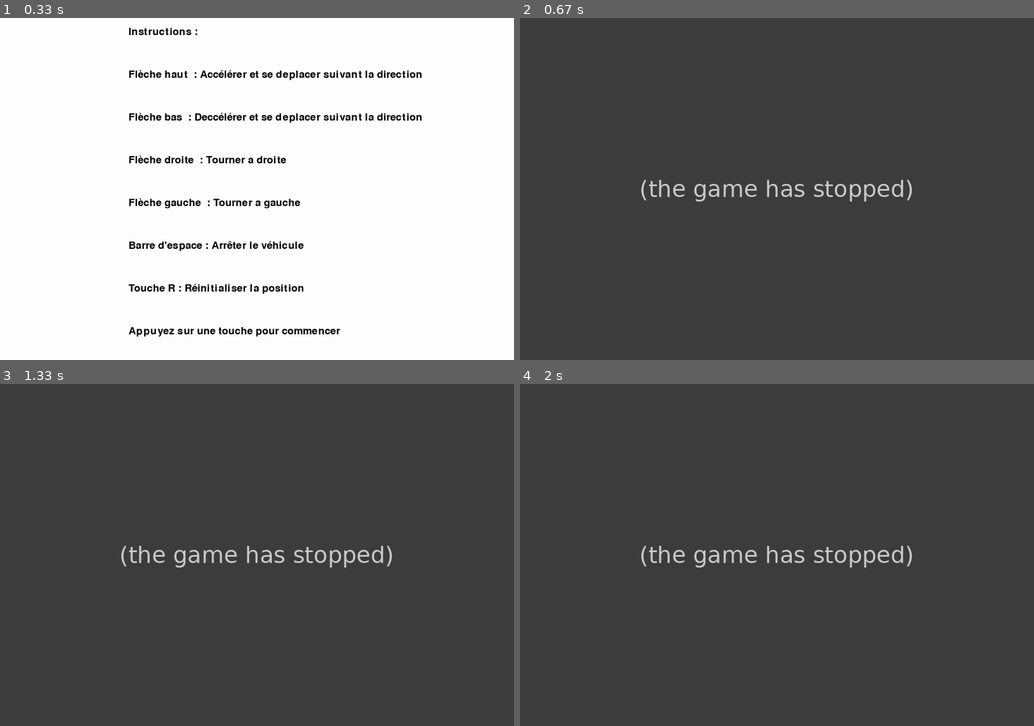
Above: before the commit, frames 1-4 (two rows, left to right).
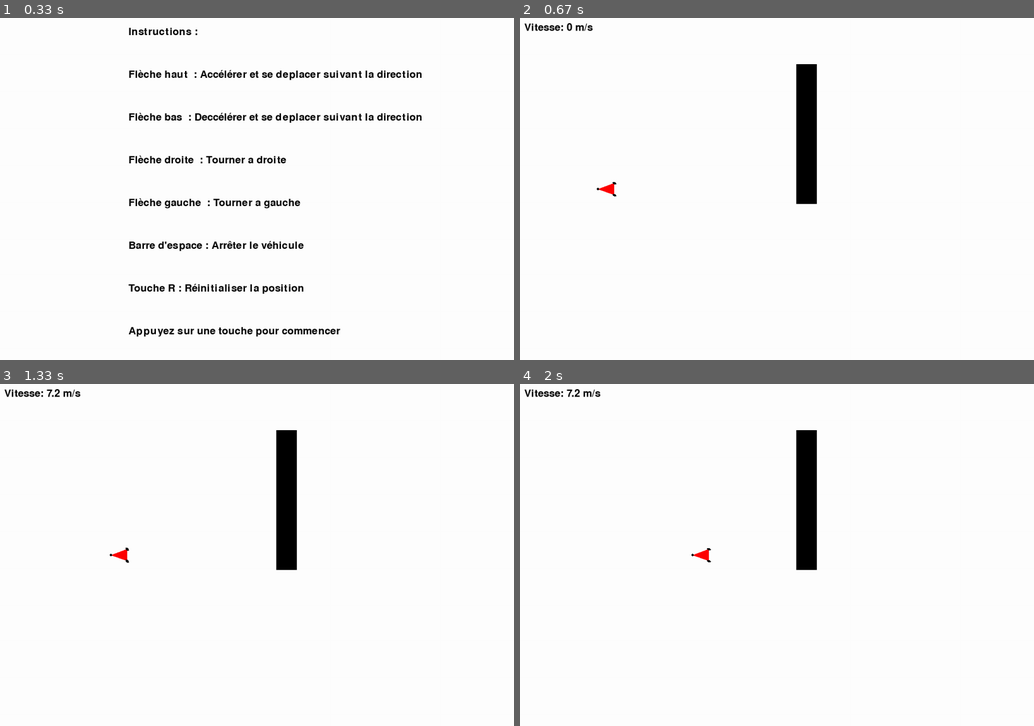
Above: after the commit, the same moments.

Repository: Singh-Jaskaranpreet/projet_robot_LU2IN013
Game: pygame game, started from main.py
Same seed, same stepped clock (60 frames per second), same inputs: the game is played once before the commit and once after it.
Inputs:
- Up to frame 1 (0.33 s): no input
- Up to frame 2 (0.67 s): hold Right from 0.33 s (still down)
- Up to frame 3 (1.33 s): release Right at 0.8 s; hold Up 0.83-1.13 s; hold Right from 1.17 s (still down)
- Up to frame 4 (2 s): release Right at 1.63 s; hold Left from 1.67 s (still down)

Frame 1 is identical in both runs. In frame 2, 100% of the frame differs, in the area x 0-100%, y 0-100%; in frame 3, 100%; in frame 4, 100%.
Error before the commit: AttributeError: 'Vehicule' object has no attribute 'r_Avg' (vehicule.py line 88); the game stopped at 0.35 s (later frames are placeholders)

Commit message:
Résolution du problème de fusion

Diff:
--- a/environnement.py
+++ b/environnement.py
@@ -57,7 +57,7 @@
 
         return False
 
-    def collision_predeplacement(self, prochain_triangle, objects):
+    def collision_predeplacement(self, vehicule, objects):
         """
         Vérifie si une collision se produira lors du prochain déplacement du véhicule.
         Retourne True si une collision est détectée, sinon False.
@@ -81,9 +81,9 @@
             ]
 
             for t_edge in [
-                    (prochain_triangle[0], prochain_triangle[1]),
-                    (prochain_triangle[1], prochain_triangle[2]),
-                    (prochain_triangle[2], prochain_triangle[0]),
+                    (prochain_points_triangle[0], prochain_points_triangle[1]),
+                    (prochain_points_triangle[1], prochain_points_triangle[2]),
+                    (prochain_points_triangle[2], prochain_points_triangle[0]),
             ]:
                 for r_edge in rectangle_edges:
                     if self.segments_intersect(t_edge, r_edge):
--- a/main.py
+++ b/main.py
@@ -94,7 +94,7 @@
 
 
 def in_limite(vehicule):
-    for point in [vehicule.r_Ar, vehicule.r_Avg, vehicule.r_Avd]:
+    for point in vehicule.position_des_roues(vehicule.p_centre):
         if point[0] < 0 or point[0] > LARGEUR  or point[1] < 0 or point[1] > HAUTEUR :
             return False
     return True
--- a/vehicule.py
+++ b/vehicule.py
@@ -85,8 +85,9 @@
         """ Simule un capteur infrarouge détectant la distance jusqu'au premier obstacle en face du véhicule. """
 
         # 🔹 Position du capteur (au centre des roues avant)
-        capteur_x = (self.r_Avg[0] + self.r_Avd[0]) / 2
-        capteur_y = (self.r_Avg[1] + self.r_Avd[1]) / 2
+        roues = self.position_des_roues(self.p_centre)
+        capteur_x = (roues[1][0] + roues[2][0]) / 2
+        capteur_y = (roues[1][1] + roues[2][1]) / 2
 
         # 🔹 Paramètres du capteur
         max_distance = 1000  # Distance maximale du capteur (en pixels)
